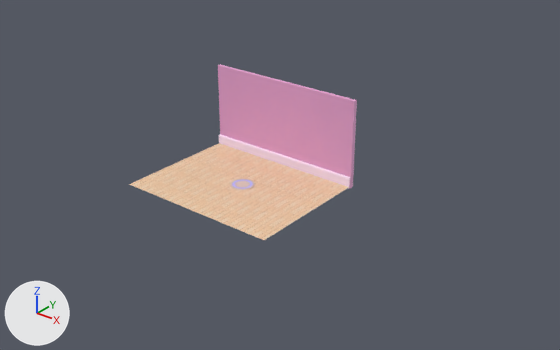
An edit to the glTF model docs/assets/3d/jelly-world.glb, drawn before and after from the same camera.
Rendered twice from a 50 mm camera at (10.58, -11.87, 7.92) aimed at (0.47, 0.76, 0.09). Lighting does not change. The marker at lower left points along +X, +Y and +Z. Where no turn or scale is listed for an object, it has been applied to the vertices.

Script lines for the objects in view, before the commit:
```python
me_cube_002 = bpy.data.meshes.new('Cube.002')
me_cube_002.from_pydata(...)  # 20 vertices, 36 faces; spans x -2.0..2.0, y -0.11..0.05, z -0.05..2.05
me_cube_002.materials.append(mat_colors)  # picture img_colors
me_plane_001 = bpy.data.meshes.new('Plane.001')
me_plane_001.from_pydata(...)  # 4 vertices, 2 faces; spans x -1.0..2.12, y -1.0..1.0, z 0.0
me_plane_001.materials.append(mat_floor)  # picture img_floor
ob_cube = bpy.data.objects.new('Cube', me_cube_002)
ob_cube.location = (-0.02, 1.5, 0.0)
ob_plane = bpy.data.objects.new('Plane', me_plane_001)
ob_plane.location = (-0.02, 0.5, 0.0)
ob_plane.rotation_euler = (0.0, 0.0, -1.571)  # degrees (0, 0, -90)
ob_plane.scale = (1.0, 2.0, 1.0)
```
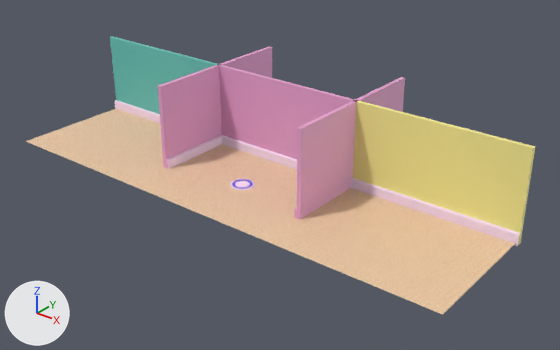
Where the change shows, as pixel boxes (x1, y1, x2, y2) in the pictures (560 x 350 px):
'Plane', rescaled (122% wider, 111% taller): before (129, 143, 349, 240); after (26, 109, 516, 315)
'wall.002', added (yellow): after (351, 101, 535, 246)
'wall.004', added: after (294, 77, 405, 220)
'wall.003', added (pink): after (158, 46, 272, 169)
'wall.001', added (cyan): after (110, 36, 219, 123)

Edits to the bpy script that builds the scene:
```text
Add me_cube_004:
    me_cube_004.from_pydata(...)  # 20 vertices, 36 faces; spans x -0.11..0.05, y -2.0..2.0, z -0.05..2.05
    me_cube_004.materials.append(mat_colors)  # picture img_colors
Add me_cube_003:
    me_cube_003.from_pydata(...)  # 20 vertices, 36 faces; spans x -0.05..0.11, y -2.0..2.0, z -0.05..2.05
    me_cube_003.materials.append(mat_colors)  # picture img_colors
Add me_cube_001:
    me_cube_001.from_pydata(...)  # 20 vertices, 36 faces; spans x -2.0..2.0, y -0.11..0.05, z -0.05..2.05
    me_cube_001.materials.append(mat_colors)  # picture img_colors
Add me_cube_000:
    me_cube_000.from_pydata(...)  # 20 vertices, 36 faces; spans x -2.0..2.0, y -0.11..0.05, z -0.05..2.05
    me_cube_000.materials.append(mat_colors)  # picture img_colors
Change ob_plane:
    ob_plane.scale: (1.0, 2.0, 1.0) -> (1.0, 5.96, 1.0)
Add ob_wall_004:
    ob_wall_004 = bpy.data.objects.new('wall.004', me_cube_004)
    ob_wall_004.location = (1.98, 1.5, 0.0)
Add ob_wall_003:
    ob_wall_003 = bpy.data.objects.new('wall.003', me_cube_003)
    ob_wall_003.location = (-2.02, 1.5, 0.0)
Add ob_wall_002:
    ob_wall_002 = bpy.data.objects.new('wall.002', me_cube_001)
    ob_wall_002.location = (3.98, 1.5, 0.0)
Add ob_wall_001:
    ob_wall_001 = bpy.data.objects.new('wall.001', me_cube_000)
    ob_wall_001.location = (-4.02, 1.5, 0.0)
```
